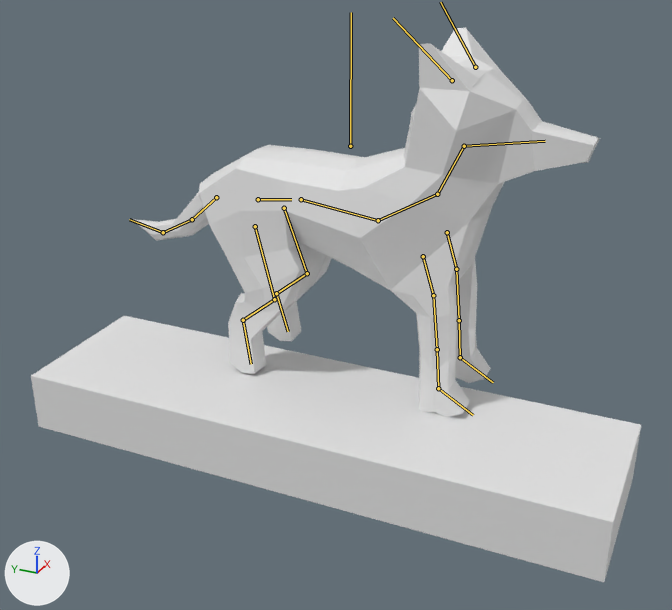
An edit to the glTF model art/model/wolf_model_0.1.glb, drawn before and after from the same camera.
Both versions are drawn from a 50 mm camera at (-20.41, -8.8, 7.54) aimed at (-1.51, -0.29, -1.91). Every picture has the same lights, and +X, +Y and +Z are marked at lower left. The bones that bend it are drawn over the model as lines.

The first picture shows 'testfloor', 'wolfmesh'.
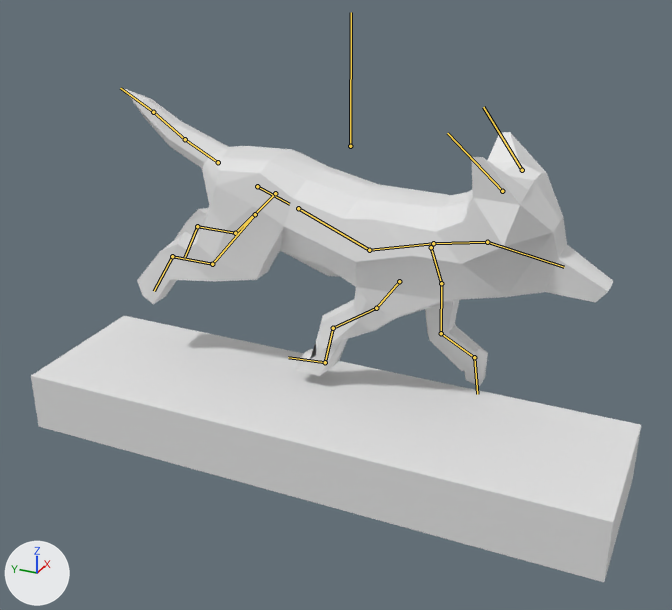
The newer file adds an action. The first version stands in its rest pose; the second is drawn at frame 3 of the action 'land'.

Where the change shows, as pixel boxes (x1, y1, x2, y2) in the pictures (672 x 610 px):
'wolfmesh', posed (24% shorter)
    before: (132, 28, 600, 417)
    after: (125, 89, 613, 386)
bone 'spine1.origin', root to tip
    before: (258, 199) to (291, 199)
    after: (257, 186) to (289, 204)
bone 'spine2', root to tip
    before: (301, 199) to (378, 220)
    after: (298, 208) to (369, 250)
bone 'neck', root to tip
    before: (437, 194) to (464, 146)
    after: (433, 243) to (487, 242)
bone 'head', root to tip
    before: (464, 146) to (545, 141)
    after: (487, 242) to (564, 267)
bone 'ear.l', root to tip
    before: (475, 67) to (440, 2)
    after: (522, 170) to (483, 107)
bone 'ear.r', root to tip
    before: (452, 80) to (393, 18)
    after: (502, 191) to (447, 133)
bone 'frontleg1.l', root to tip
    before: (447, 232) to (456, 269)
    after: (431, 247) to (441, 283)
bone 'frontleg2.l', root to tip
    before: (456, 269) to (459, 320)
    after: (441, 283) to (441, 333)
bone 'frontleg3.l', root to tip
    before: (459, 320) to (460, 357)
    after: (441, 333) to (474, 357)
bone 'frontpaw.l', root to tip
    before: (460, 357) to (493, 382)
    after: (474, 357) to (477, 394)
bone 'frontleg1.r', root to tip
    before: (423, 256) to (433, 295)
    after: (399, 281) to (376, 308)
bone 'frontleg2.r', root to tip
    before: (433, 295) to (437, 349)
    after: (376, 308) to (333, 328)
bone 'frontleg3.r', root to tip
    before: (437, 349) to (438, 388)
    after: (333, 328) to (325, 362)
bone 'frontpaw.r', root to tip
    before: (438, 388) to (473, 415)
    after: (325, 362) to (288, 357)
bone 'hindleg1.l', root to tip
    before: (284, 208) to (307, 273)
    after: (275, 193) to (235, 233)
bone 'hindleg2.l', root to tip
    before: (307, 273) to (276, 293)
    after: (235, 233) to (197, 226)
bone 'tail1', root to tip
    before: (216, 197) to (192, 219)
    after: (218, 162) to (185, 139)
bone 'tail2', root to tip
    before: (192, 219) to (163, 232)
    after: (185, 139) to (153, 112)
bone 'tail3', root to tip
    before: (163, 232) to (129, 219)
    after: (153, 112) to (120, 88)
bone 'hindleg1.r', root to tip
    before: (255, 226) to (274, 299)
    after: (255, 214) to (212, 264)
bone 'hindleg2.r', root to tip
    before: (274, 299) to (243, 320)
    after: (212, 264) to (172, 256)
bone 'hindpaw.r', root to tip
    before: (243, 320) to (251, 364)
    after: (172, 256) to (154, 291)

What the commit changed:
Bone 'spine1.origin' (bone_spine1_origin) moves from (0.0, 0.0, 0.0) to (0.0, 0.05, -0.36).
Bone 'spine1.origin' (bone_spine1_origin) turns from (0, 0, 0) to (28, 0, 0) degrees about its own x, y and z.
Bone 'spine2' (bone_spine2) turns from (0, 0, 0) to (-13, 0, 0) degrees about its own x, y and z.
Bone 'neck' (bone_neck) turns from (0, 0, 0) to (38, 0, 0) degrees about its own x, y and z.
Bone 'head' (bone_head) turns from (0, 0, 0) to (-34, 0, 0) degrees about its own x, y and z.
Bone 'ear.l' (bone_ear_l) turns from (0, 0, 0) to (-22, -8, 5) degrees about its own x, y and z.
Bone 'ear.r' (bone_ear_r) turns from (0, 0, 0) to (-17, 6, -4) degrees about its own x, y and z.
Bone 'frontleg1.l' (bone_frontleg1_l) moves from (0.0, 0.0, 0.0) to (0.0, -0.75, 0.0).
Bone 'frontleg1.l' (bone_frontleg1_l) turns from (0, 0, 0) to (-17, 0, 0) degrees about its own x, y and z.
Bone 'frontleg2.l' (bone_frontleg2_l) turns from (0, 0, 0) to (5, 0, 0) degrees about its own x, y and z.
Bone 'frontleg3.l' (bone_frontleg3_l) turns from (0, 0, 0) to (-60, 0, 0) degrees about its own x, y and z.
Bone 'frontpaw.l' (bone_frontpaw_l) turns from (0, 0, 0) to (108, 0, 0) degrees about its own x, y and z.
Bone 'frontleg1.r' (bone_frontleg1_r) moves from (0.0, 0.0, 0.0) to (0.0, -0.48, 0.17).
Bone 'frontleg1.r' (bone_frontleg1_r) turns from (0, 0, 0) to (38, 0, 0) degrees about its own x, y and z.
Bone 'frontleg2.r' (bone_frontleg2_r) turns from (0, 0, 0) to (9, 0, 0) degrees about its own x, y and z.
Bone 'frontleg3.r' (bone_frontleg3_r) turns from (0, 0, 0) to (-46, 0, 0) degrees about its own x, y and z.
Bone 'frontpaw.r' (bone_frontpaw_r) turns from (0, 0, 0) to (129, 0, 0) degrees about its own x, y and z.
Bone 'hindleg1.l' (bone_hindleg1_l) moves from (0.0, 0.0, 0.0) to (0.0, -0.1, 0.03).
Bone 'hindleg1.l' (bone_hindleg1_l) turns from (0, 0, 0) to (34, 1, 4) degrees about its own x, y and z.
Bone 'hindleg2.l' (bone_hindleg2_l) turns from (0, 0, 0) to (-23, 0, 0) degrees about its own x, y and z.
Bone 'tail1' (bone_tail1) turns from (0, 0, 0) to (41, 0, 0) degrees about its own x, y and z.
Bone 'tail2' (bone_tail2) turns from (0, 0, 0) to (-7, 0, 0) degrees about its own x, y and z.
Bone 'tail3' (bone_tail3) turns from (0, 0, 0) to (-44, 0, 0) degrees about its own x, y and z.
Bone 'hindleg1.r' (bone_hindleg1_r) moves from (0.0, 0.0, 0.0) to (-0.03, -0.13, -0.25).
Bone 'hindleg1.r' (bone_hindleg1_r) turns from (0, 0, 0) to (29, -1, -3) degrees about its own x, y and z.
Bone 'hindleg2.r' (bone_hindleg2_r) turns from (0, 0, 0) to (-18, 0, 0) degrees about its own x, y and z.
Bone 'hindpaw.r' (bone_hindpaw_r) turns from (0, 0, 0) to (2, 0, 0) degrees about its own x, y and z.
